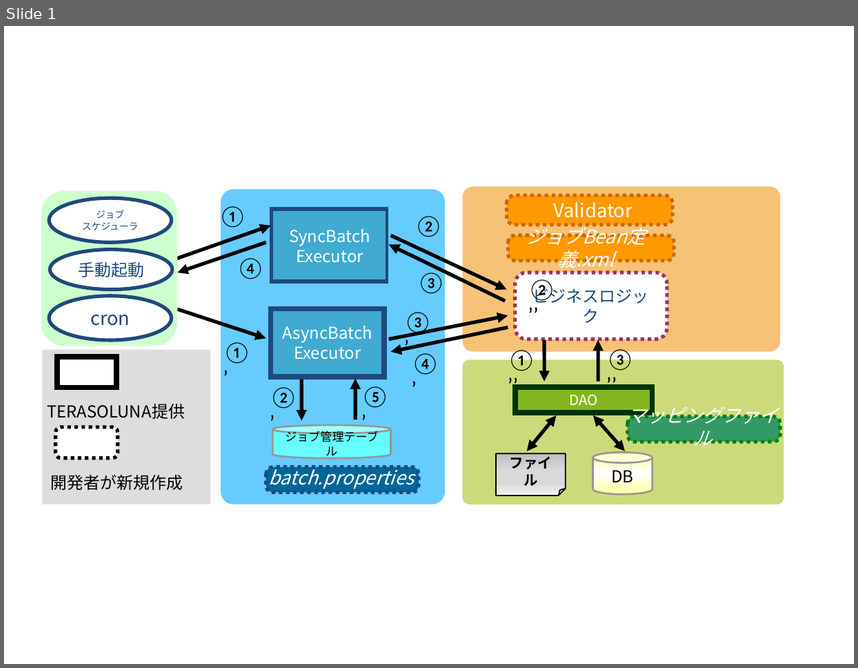
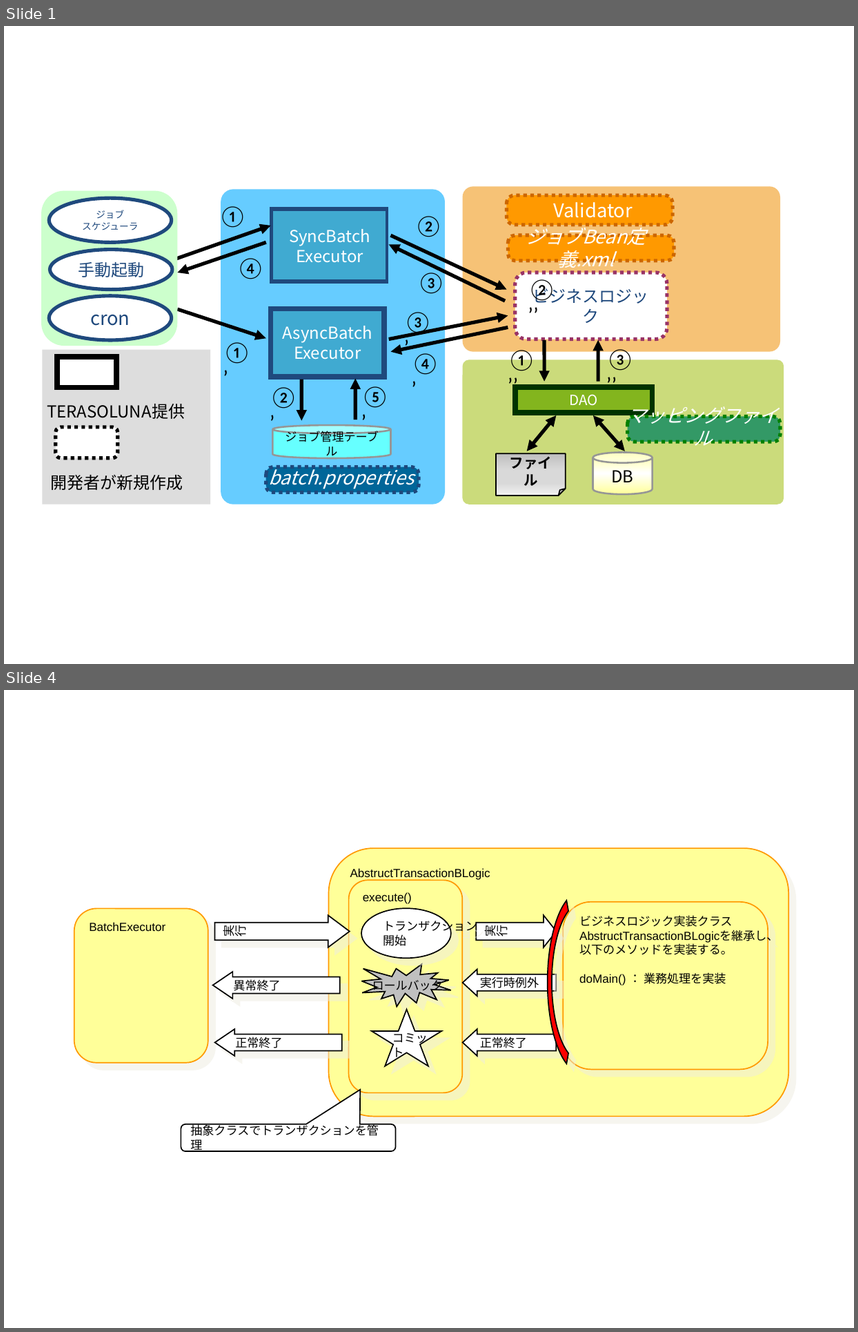
Before and after one commit to terasoluna-batch/terasoluna-doc, a slide deck: function/素材/BL-01～BL05 TERASOLUNA Batch Framework for Java ver3.x本体説明書の図.pptx. Shown one above the other, each under a label of ours: slide 1 before the commit, slides 1 and 4 after it; the slides between them are not shown. The pictures are 858x668 and 858x1332 pixels, drawn with LibreOffice and Linux fonts; fonts in the diff are those of the drawing. Boxes give left, top, right and bottom in pixels: in the first picture for what was removed or moved away, otherwise in the second. Text is boxed around its words. In the diff, an @@ line names an element or a change of style, - is before the commit and + after.

```diff
--- a/function/素材/BL-01～BL05 TERASOLUNA Batch Framework for Java ver3.x本体説明書の図.pptx
+++ b/function/素材/BL-01～BL05 TERASOLUNA Batch Framework for Java ver3.x本体説明書の図.pptx
@@ slide 4 added at box(4, 690, 854, 1328), background #FFFFFF @@
@@ rounded rectangle added at box(329, 848, 789, 1116), fill #FFFF99, outline #FF9900 1 pt, 10 pt, text #000000 @@
+AbstructTransactionBLogic
@@ rounded rectangle added at box(349, 880, 463, 1093), fill #FFFF99, outline #FF9900 1 pt, 10 pt, text #000000 @@
+execute()
@@ freeform shape added at box(548, 892, 615, 1072), fill #FF0000, outline #000000 1 pt @@
@@ rounded rectangle added at box(74, 909, 208, 1063), fill #FFFF99, outline #FF9900 1 pt, 10 pt, text #000000 @@
+BatchExecutor
@@ down arrow added at box(214, 915, 350, 947), fill #FFFFFF, outline #000000 1 pt, 10 pt, text #000000 @@
+実行
@@ ellipse added at box(361, 909, 450, 958), fill #FFFFFF, outline #000000 1 pt, 10 pt, text #000000 @@
+トランザクション
+開始
@@ down arrow added at box(477, 914, 557, 947), fill #FFFFFF, outline #000000 1 pt, 10 pt, text #000000 @@
+実行
@@ rounded rectangle added at box(564, 902, 769, 1069), fill #FFFF99, outline #FF9900 1 pt, 10 pt, text #000000 @@
+ビジネスロジック実装クラス
+AbstructTransactionBLogicを継承し、
+以下のメソッドを実装する。
+doMain() ： 業務処理を実装
@@ left arrow added at box(213, 972, 340, 998), fill #FFFFFF, outline #000000 1 pt, 10 pt, text #000000 @@
+異常終了
@@ irregular seal added at box(362, 964, 451, 1006), fill #C0C0C0, outline #000000 1 pt @@
@@ text added at box(372, 977, 443, 993), 10 pt, text #000000 @@
+ロールバック
@@ left arrow added at box(463, 969, 557, 996), fill #FFFFFF, outline #000000 1 pt, 10 pt, text #000000 @@
+実行時例外
@@ star added at box(371, 1009, 441, 1066), fill #FFFFFF, outline #000000 1 pt @@
@@ left arrow added at box(215, 1029, 341, 1056), fill #FFFFFF, outline #000000 1 pt, 10 pt, text #000000 @@
+正常終了
@@ text added at box(392, 1030, 428, 1060), 10 pt, text #000000 @@
+コミット
@@ left arrow added at box(463, 1029, 557, 1056), fill #FFFFFF, outline #000000 1 pt, 10 pt, text #000000 @@
+正常終了
@@ rounded speech box added at box(181, 1123, 396, 1151), fill #FFFFFF, outline #000000 1 pt, 10 pt, text #000000 @@
+抽象クラスでトランザクションを管理
```
Also in this commit, not shown: 2 slides changed, 2 other slides added, 20 other files.
